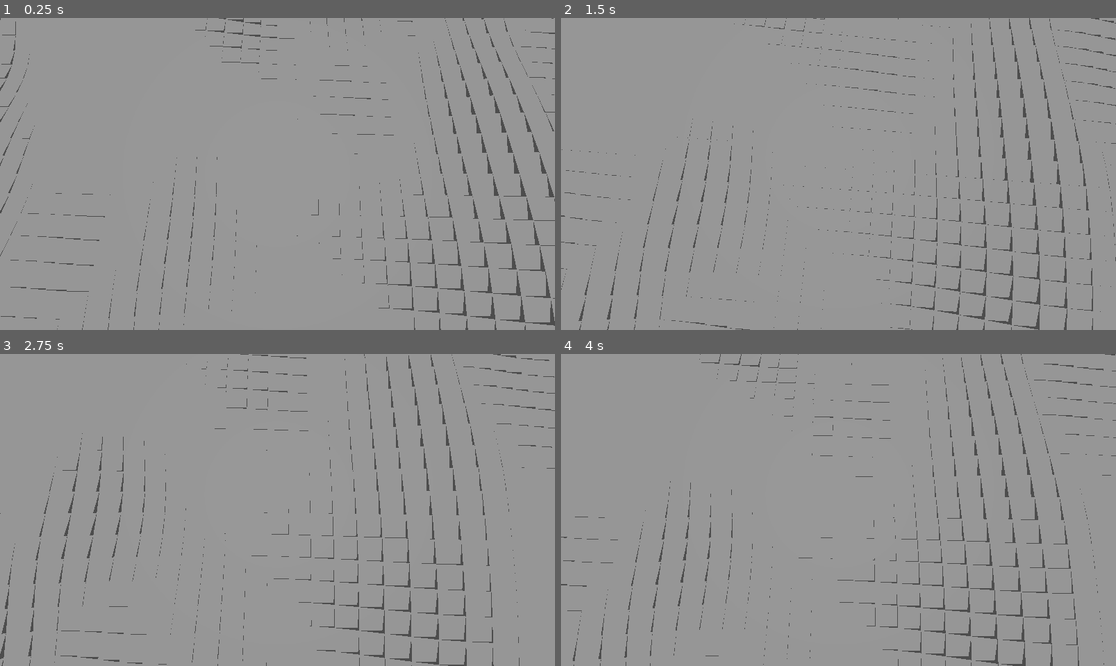
Above: before the commit, frames 1-4 (two rows, left to right).
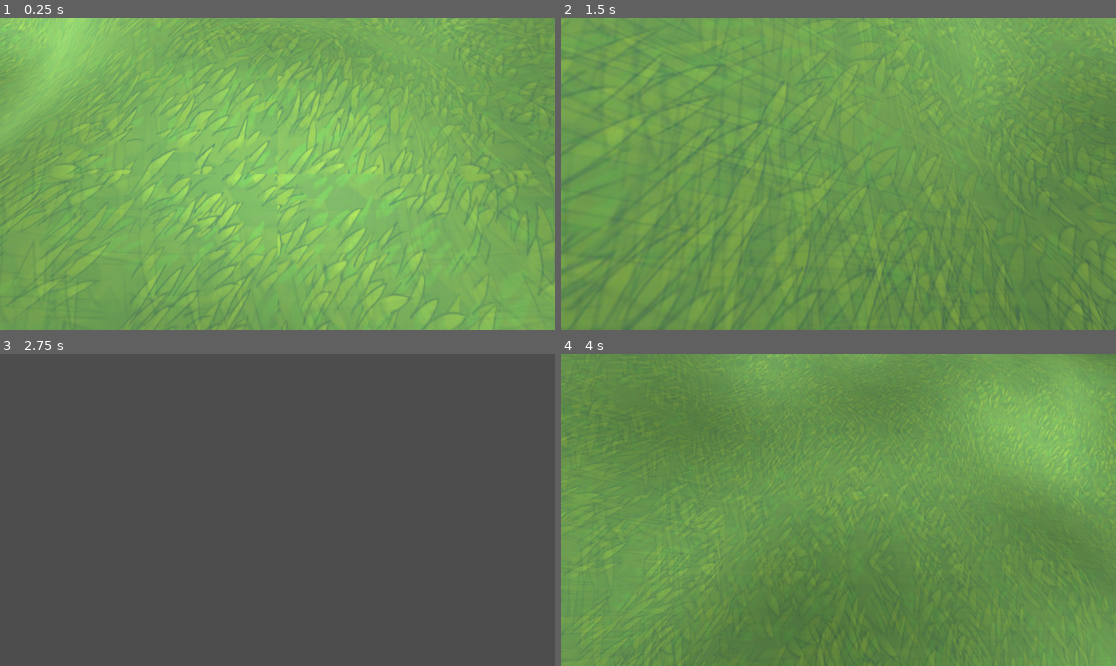
Above: after the commit, the same moments.

Repository: PixelWolf8976/TerrainGen
Game: Godot game, scene res://Scenes/main.tscn
The game is run twice, just before and just after one commit, with the same random seed, the same clock (stepped at 60 frames per second) and the same inputs.
Inputs:
- Up to frame 1 (0.25 s): no input
- Up to frame 2 (1.5 s): tap Enter at 0.5 s; hold D (Right) 0.53-1.28 s; tap Down (Look Down) at 0.6 s; hold S (Backward) from 1.28 s (still down); tap Left (Look Left) at 1.35 s
- Up to frame 3 (2.75 s): release S (Backward) at 2.03 s; hold D (Right) from 2.03 s (still down); tap Right (Look Right) at 2.1 s
- Up to frame 4 (4 s): release D (Right) at 2.78 s; hold W (Forward) 2.78-3.53 s; tap Up (Look Up) at 2.85 s; hold A (Left) from 3.53 s (still down); tap Down (Look Down) at 3.6 s

The runs differ from the first frame. In frame 1, 100% of the frame differs, in the area x 0-100%, y 0-100%; in frame 2, 100%; in frame 3, 97%; in frame 4, 100%.

Commit message:
TERRAIN ACTUALLY GENERATES!

Diff:
--- a/Scenes/chunk.tscn
+++ b/Scenes/chunk.tscn
@@ -1,8 +1,10 @@
-[gd_scene load_steps=2 format=3 uid="uid://kipxqh1i08fa"]
+[gd_scene load_steps=3 format=3 uid="uid://kipxqh1i08fa"]
 
 [ext_resource type="Script" uid="uid://mqsyslj7rc3s" path="res://Scripts/chunk.gd" id="1_byomg"]
+[ext_resource type="Material" uid="uid://0xpp3m7g5jg1" path="res://terrainMat.tres" id="2_bp61h"]
 
 [node name="Chunk" type="Node3D"]
 script = ExtResource("1_byomg")
-resolution = null
-size = null
+
+[node name="MeshInstance3D" type="MeshInstance3D" parent="."]
+material_override = ExtResource("2_bp61h")
--- a/Scenes/main.tscn
+++ b/Scenes/main.tscn
@@ -1,16 +1,15 @@
 [gd_scene load_steps=3 format=3 uid="uid://cemnbau3c08vk"]
 
 [ext_resource type="PackedScene" uid="uid://yndxdk6tjing" path="res://Scenes/freecam.tscn" id="1_bo1nx"]
-[ext_resource type="PackedScene" uid="uid://kipxqh1i08fa" path="res://Scenes/chunk.tscn" id="2_8gbba"]
+[ext_resource type="PackedScene" uid="uid://d210b8vosj3o" path="res://Scenes/world_generator.tscn" id="2_bo1nx"]
 
 [node name="Main" type="Node3D"]
 
 [node name="Freecam" parent="." instance=ExtResource("1_bo1nx")]
 transform = Transform3D(1, 0, 0, 0, -4.37114e-08, 1, 0, -1, -4.37114e-08, 0, 5, 0)
 
-[node name="Chunk" parent="." instance=ExtResource("2_8gbba")]
-resolution = null
-size = null
+[node name="WorldGenerator" parent="." instance=ExtResource("2_bo1nx")]
 
 [node name="DirectionalLight3D" type="DirectionalLight3D" parent="."]
-transform = Transform3D(1, 0, 0, 0, -4.37114e-08, 1, 0, -1, -4.37114e-08, 0, 0, 0)
+transform = Transform3D(1, 0, 0, 0, 0.479167, 0.877724, 0, -0.877724, 0.479167, 0, 0, 0)
+shadow_enabled = true
--- /dev/null
+++ b/Scenes/world_generator.tscn
@@ -0,0 +1,6 @@
+[gd_scene load_steps=2 format=3 uid="uid://d210b8vosj3o"]
+
+[ext_resource type="Script" uid="uid://hj7wlq6dviyt" path="res://Scripts/world_generator.gd" id="1_8rp82"]
+
+[node name="WorldGenerator" type="Node3D"]
+script = ExtResource("1_8rp82")
--- a/Scripts/chunk.gd
+++ b/Scripts/chunk.gd
@@ -1,82 +1,65 @@
 extends Node3D
 
-@export var resolution: float = 0.5  # Size of one triangle's side
-@export var size: float = 100.0
+@onready var mesh := $MeshInstance3D
+
+@export var resolution: int = 100 # Number of quads along each axis
+@export var amplitude: float = 50.0 # How much the hight noise effects height
+
+var oldRes = 0
 
 func _ready():
-	var mesh_instance := MeshInstance3D.new()
-	mesh_instance.mesh = generate_plane_mesh(resolution, size)
-	add_child(mesh_instance)
+	updateChunk()
 
-func generate_plane_mesh(resolution: float, size: float) -> ArrayMesh:
-	var mesh := ArrayMesh.new()
+func updateChunk():
+	var newRes = Global.getRes((Global.player.position - position).length())
+	if oldRes != newRes:
+		mesh.mesh = generateChunk(newRes, Global.chunkSize)
 
-	var width := size
-	var height := size
+func generateChunk(resolution: int, size: float) -> ArrayMesh:
+	var noise := FastNoiseLite.new()
+	#noise.seed = 0
+	noise.frequency = 0.005
 
-	var cols := int(width / resolution)
-	var rows := int(height / resolution)
+	var st := SurfaceTool.new()
+	st.begin(Mesh.PRIMITIVE_TRIANGLES)
 
-	var vertices := PackedVector3Array()
-	var indices := PackedInt32Array()
-	var normals := PackedVector3Array()
-	var uvs := PackedVector2Array()
+	var step = size / resolution
+	var verts = []
 
-	for y in range(rows):
-		for x in range(cols):
-			var x0 := x * resolution - width * 0.5
-			var x1 := (x + 1) * resolution - width * 0.5
-			var z0 := y * resolution - height * 0.5
-			var z1 := (y + 1) * resolution - height * 0.5
+	# Generate vertex grid with height
+	for x in range(resolution + 1):
+		verts.append([])
+		for z in range(resolution + 1):
+			var world_x = (x - (resolution / 2.0)) * step
+			var world_z = (z - (resolution / 2.0)) * step
+			var height = noise.get_noise_2d(world_x + position.x, world_z + position.z) * amplitude
+			var vertex = Vector3(world_x, height, world_z)
+			verts[x].append(vertex)
 
-			var positionalOffset := Vector2(position.x, position.y)
+	# Build triangles from the vertex grid
+	for x in range(resolution):
+		for z in range(resolution):
+			var v0 = verts[x][z]
+			var v1 = verts[x+1][z]
+			var v2 = verts[x][z+1]
+			var v3 = verts[x+1][z+1]
 
-			var globalBL := Vector2(x0, z0) + positionalOffset
-			var globalBR := Vector2(x1, z0) + positionalOffset
-			var globalTL := Vector2(x0, z1) + positionalOffset
-			var globalTR := Vector2(x1, z1) + positionalOffset
+			# Triangle 1
+			st.set_uv(Vector2(x / resolution, z / resolution))
+			st.add_vertex(v0)
+			st.set_uv(Vector2((x+1) / resolution, z / resolution))
+			st.add_vertex(v1)
+			st.set_uv(Vector2(x / resolution, (z+1) / resolution))
+			st.add_vertex(v2)
 
-			var noise: FastNoiseLite = FastNoiseLite.new()
-			#noise.frequency =
+			# Triangle 2
+			st.set_uv(Vector2((x+1) / resolution, z / resolution))
+			st.add_vertex(v1)
+			st.set_uv(Vector2((x+1) / resolution, (z+1) / resolution))
+			st.add_vertex(v3)
+			st.set_uv(Vector2(x / resolution, (z+1) / resolution))
+			st.add_vertex(v2)
 
-			var y0 := noise.get_noise_2dv(globalBL) * 10.0
-			var y1 := noise.get_noise_2dv(globalBR) * 10.0
-			var y2 := noise.get_noise_2dv(globalTL) * 10.0
-			var y3 := noise.get_noise_2dv(globalTL) * 10.0
-
-			# Bottom-left
-			var v0 := Vector3(x0, y0, z0)
-			# Bottom-right
-			var v1 := Vector3(x1, y1, z0)
-			# Top-left
-			var v2 := Vector3(x0, y2, z1)
-			# Top-right
-			var v3 := Vector3(x1, y3, z1)
-
-			var base_index := vertices.size()
-
-			# Triangle 1 (v0, v1, v2)
-			vertices.append_array([v0, v1, v2])
-			indices.append_array([base_index, base_index + 1, base_index + 2])
-			# Triangle 2 (v2, v1, v3)
-			vertices.append_array([v2, v1, v3])
-			indices.append_array([base_index + 3, base_index + 4, base_index + 5])
-
-			# Add normals and uvs for each vertex
-			for i in range(6):
-				normals.append(Vector3.UP)
-
-			uvs.append_array([
-				Vector2(x0, z0), Vector2(x1, z0), Vector2(x0, z1),
-				Vector2(x0, z1), Vector2(x1, z0), Vector2(x1, z1)
-			])
-
-	var arrays := []
-	arrays.resize(Mesh.ARRAY_MAX)
-	arrays[Mesh.ARRAY_VERTEX] = vertices
-	arrays[Mesh.ARRAY_NORMAL] = normals
-	arrays[Mesh.ARRAY_TEX_UV] = uvs
-	arrays[Mesh.ARRAY_INDEX] = indices
-
-	mesh.add_surface_from_arrays(Mesh.PRIMITIVE_TRIANGLES, arrays)
-	return mesh
+	st.set_smooth_group(1)
+	st.generate_normals()
+	return st.commit()
--- a/Scripts/freecam.gd
+++ b/Scripts/freecam.gd
@@ -1,7 +1,10 @@
 extends Camera3D
 
-var moveSpeed := 1.5
-var lookSpeed := 1.0
+var moveSpeed := 30.0
+var lookSpeed := 2.0
+
+func _ready() -> void:
+	Global.player = self
 
 func _process(delta: float) -> void:
 	var dir = Input.get_vector("Left", "Right", "Forward", "Backward")
@@ -16,7 +19,3 @@
 
 	rotation.y += Input.get_axis("Look Right", "Look Left") * lookSpeed * delta
 	rotation.x += Input.get_axis("Look Down", "Look Up") * lookSpeed * delta
-
-	#print(position)
-	#print(rotation)
-	#print("")
--- /dev/null
+++ b/Scripts/global.gd
@@ -0,0 +1,29 @@
+extends Node
+
+var chunkSize: float = 100.0
+var player
+var chunks := []
+var iterator := 0
+
+var LODs: Dictionary = { # Distance from player : Chunk resolution in quads
+	100: 100,
+	200: 50,
+	300: 25,
+	400: 10
+}
+
+func _process(delta: float) -> void: # Idea in area around player check what res should be
+	for i in range(delta * 500.0):
+		chunks[iterator].updateChunk()
+		iterator += 1
+		if iterator >= chunks.size():
+			iterator = 0
+
+func getRes(distance: float):
+	var keys := LODs.keys()
+	keys.reverse()
+	for key in keys:
+		if distance > key:
+			return LODs[key]
+
+	return LODs[keys.back()]
--- /dev/null
+++ b/Scripts/world_generator.gd
@@ -0,0 +1,16 @@
+extends Node3D
+
+var worldSize: int = 50 # World size in chunks
+
+var chunk := preload("res://Scenes/chunk.tscn")
+
+func _ready() -> void:
+	for x in range(worldSize):
+		for z in range(worldSize):
+			var xPos: float = (x - ((worldSize / 2.0) - 1.0)) * Global.chunkSize
+			var zPos: float = (z - ((worldSize / 2.0) - 1.0)) * Global.chunkSize
+
+			var currChunk := chunk.instantiate()
+			currChunk.position = Vector3(xPos, 0, zPos)
+			Global.chunks.append(currChunk)
+			add_child(currChunk)
--- a/project.godot
+++ b/project.godot
@@ -14,6 +14,14 @@
 run/main_scene="uid://cemnbau3c08vk"
 config/features=PackedStringArray("4.4", "Forward Plus")
 config/icon="res://icon.svg"
+
+[autoload]
+
+Global="*res://Scripts/global.gd"
+
+[debug]
+
+settings/stdout/print_fps=true
 
 [input]
 
--- /dev/null
+++ b/terrainMat.tres
@@ -0,0 +1,8 @@
+[gd_resource type="StandardMaterial3D" load_steps=2 format=3 uid="uid://0xpp3m7g5jg1"]
+
+[ext_resource type="Texture2D" uid="uid://kj7npk766epk" path="res://Tiling-Grass-Texture-Main.jpg" id="1_7u18i"]
+
+[resource]
+albedo_texture = ExtResource("1_7u18i")
+uv1_scale = Vector3(0.1, 0.1, 0.1)
+uv1_triplanar = true
Not shown, added: Scripts/global.gd.uid
Not shown, added: Scripts/world_generator.gd.uid
Binary file added: Tiling-Grass-Texture-Main.jpg
Not shown, added: Tiling-Grass-Texture-Main.jpg.import
